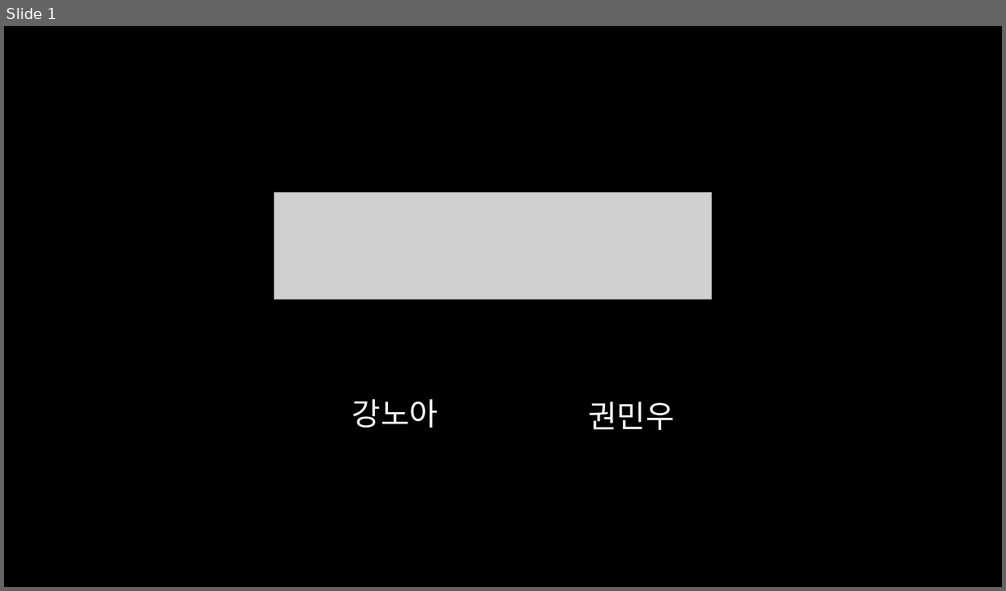
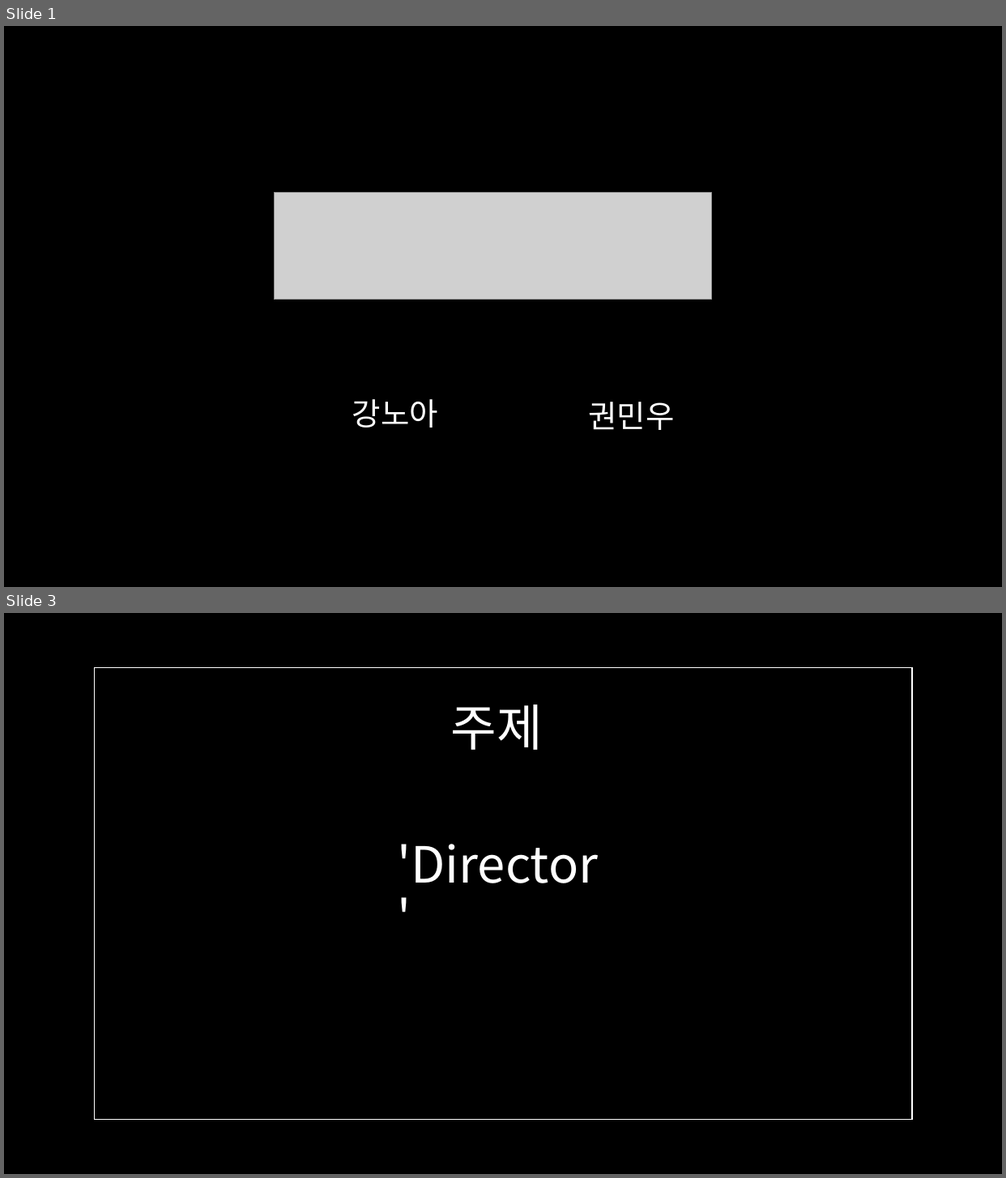
Before and after one commit to Kminwo-o/No_ahsack, a slide deck: final_pjt.pptx. Shown one above the other, each under a label of ours: slide 1 before the commit, slides 1 and 3 after it; the slides between them are not shown. The pictures are 1006x591 and 1006x1178 pixels, drawn with LibreOffice and Linux fonts; fonts in the diff are those of the drawing; grey boxes stand for pictures. Boxes give left, top, right and bottom in pixels: in the first picture for what was removed or moved away, otherwise in the second. Text is boxed around its words. In the diff, an @@ line names an element or a change of style, - is before the commit and + after.

```diff
--- a/final_pjt.pptx
+++ b/final_pjt.pptx
@@ slide 3 added at (4,613,1002,1174), background #000000 @@
@@ rectangle added at (95,667,913,1120), outline #FFFFFF 1 pt @@
@@ text added at (451,705,543,750), 48 pt, text #FFFFFF @@
+주제
@@ title added at (397,844,598,884), 48 pt, text #FFFFFF @@
+'Director'
```
Also in this commit, not shown: 1 slide changed, 11 other slides added, 2 slides removed.
